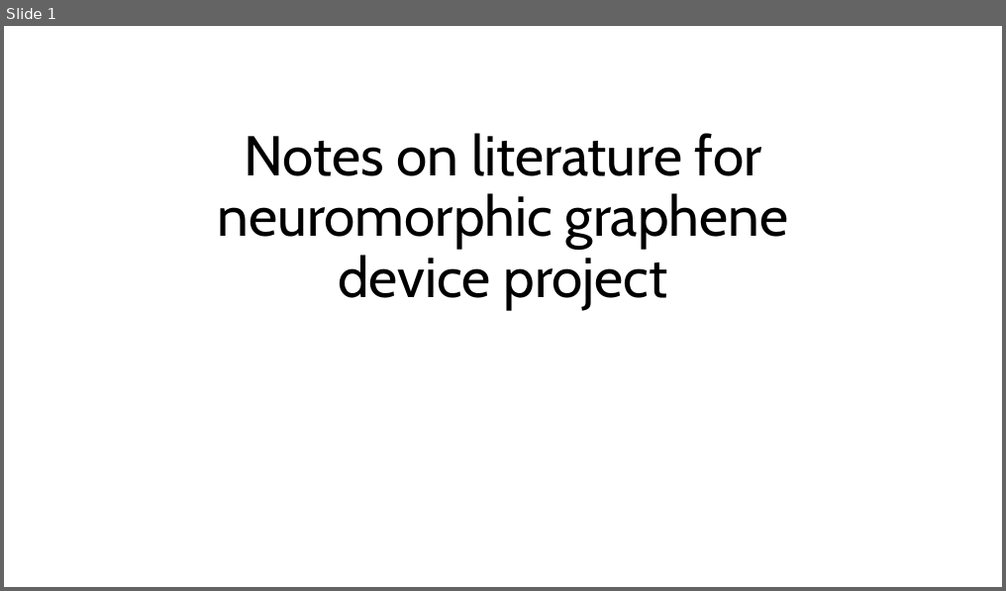
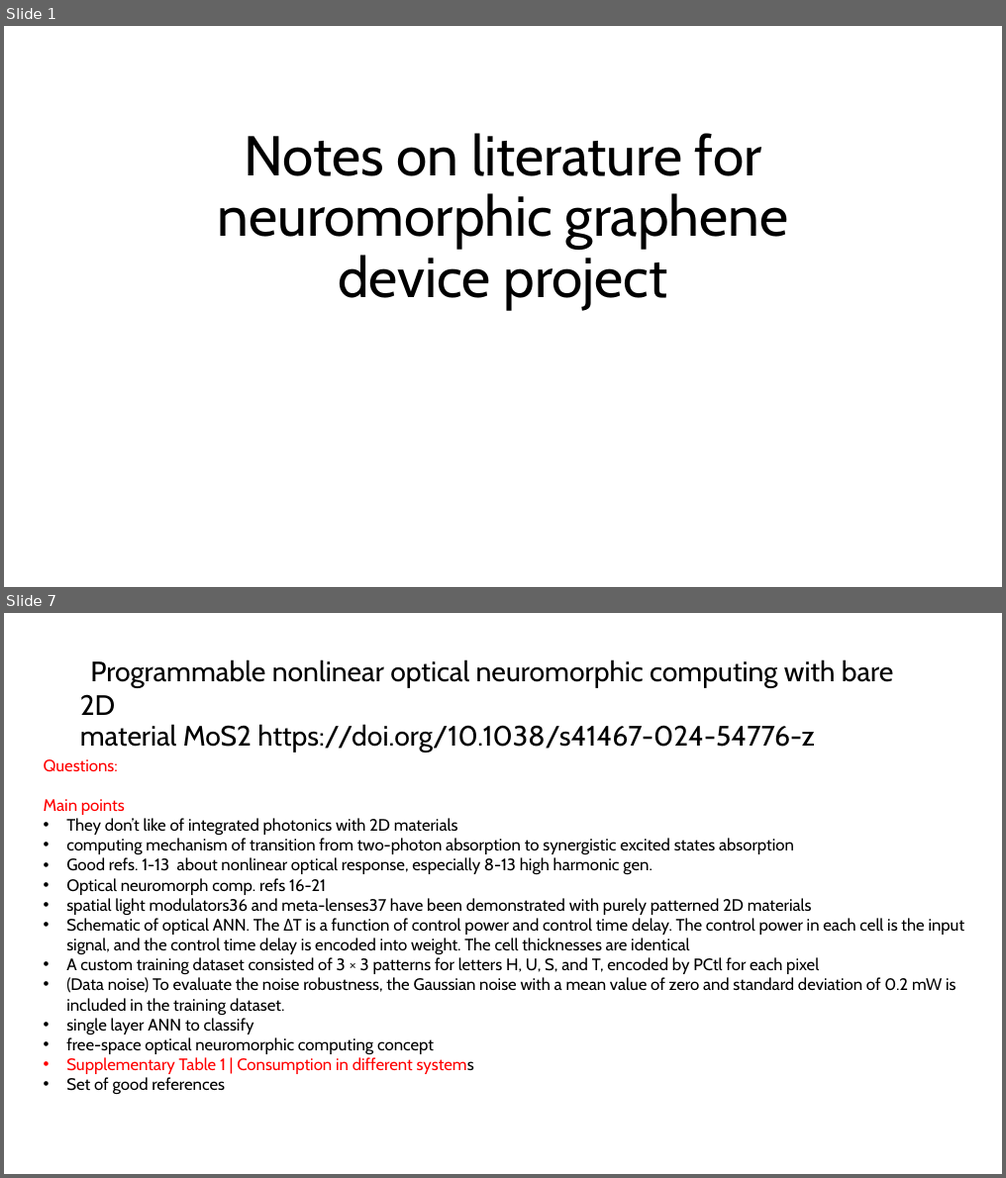
Before and after one commit to OlesMatsyshyn/Quantum-Material-Enhanced-Learning, a slide deck: literature/Literature_notes_review.pptx. Shown one above the other, each under a label of ours: slide 1 before the commit, slides 1 and 7 after it; the slides between them are not shown. The pictures are 1006x591 and 1006x1178 pixels, drawn with LibreOffice and Linux fonts; fonts in the diff are those of the drawing. Boxes give left, top, right and bottom in pixels: in the first picture for what was removed or moved away, otherwise in the second. Text is boxed around its words. In the diff, an @@ line names an element or a change of style, - is before the commit and + after.

Commit message:
Added literature plus some key points and plans to review next literature

```diff
--- a/literature/Literature_notes_review.pptx
+++ b/literature/Literature_notes_review.pptx
@@ slide 7 added at (x1=4, y1=613, x2=1002, y2=1174), background #FFFFFF @@
@@ title added at (x1=80, y1=660, x2=894, y2=752), 27 pt, text #000000 @@
+Programmable nonlinear optical neuromorphic computing with bare 2D
+material MoS2 https://doi.org/10.1038/s41467-024-54776-z
@@ text added at (x1=44, y1=760, x2=965, y2=1094), 16 pt, text #000000 @@
+Questions:
+Main points
+• They don’t like of integrated photonics with 2D materials
+• computing mechanism of transition from two-photon absorption to synergistic excited states absorption
+• Good refs. 1-13 about nonlinear optical response, especially 8-13 high harmonic gen.
+• Optical neuromorph comp. refs 16-21
+• spatial light modulators36 and meta-lenses37 have been demonstrated with purely patterned 2D materials
+• Schematic of optical ANN. The ΔT is a function of control power and control time delay. The control power in each cell is the input signal, and the control time delay is encoded into weight. The cell thicknesses are identical
+• A custom training dataset consisted of 3 × 3 patterns for letters H, U, S, and T, encoded by PCtl for each pixel
+• (Data noise) To evaluate the noise robustness, the Gaussian noise with a mean value of zero and standard deviation of 0.2 mW is included in the training dataset.
+• single layer ANN to classify
+• free-space optical neuromorphic computing concept
+• Supplementary Table 1 | Consumption in different systems
+• Set of good references
```
Also in this commit, not shown: 9 other slides added, 10 other files.
